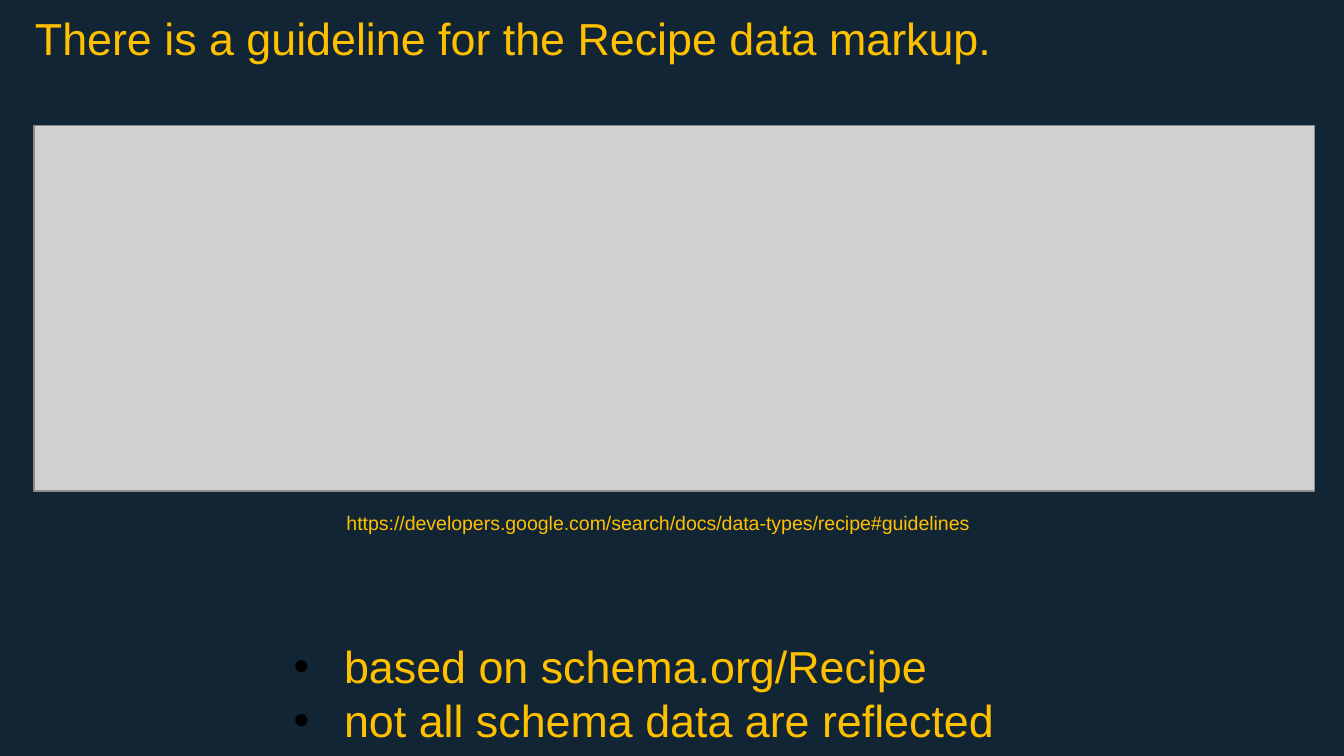
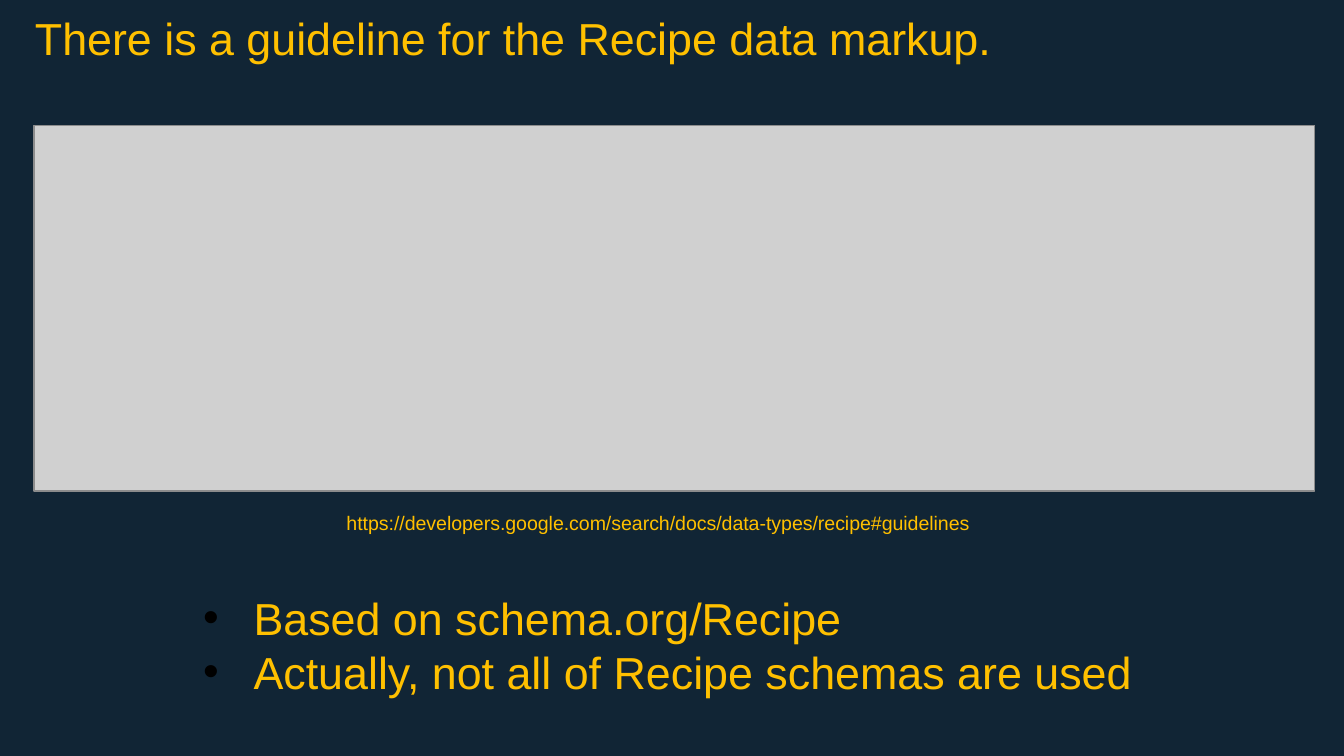
Before and after one commit to elixir-europe/BioHackathon, a slide deck: slide 6 of interoperability/Putting structured data into individual entry pages in biological database/20181112presentation3.pptx. Drawn at 1344x756 pixels with LibreOffice and Linux fonts; fonts in the diff are those of the drawing; grey boxes stand for pictures. Boxes give left, top, right and bottom in pixels: in the first picture for what was removed or moved away, otherwise in the second. Text is boxed around its words. In the diff, an @@ line names an element or a change of style, - is before the commit and + after.

```diff
--- a/interoperability/Putting structured data into individual entry pages in biological database/20181112presentation3.pptx
+++ b/interoperability/Putting structured data into individual entry pages in biological database/20181112presentation3.pptx
@@ text at box(254, 602, 1131, 698): text changed @@
-• based on schema.org/Recipe
-• not all schema data are reflected
+• Based on schema.org/Recipe
+• Actually, not all of Recipe schemas are used
```
Also in this commit, not shown: 6 other slides changed.
